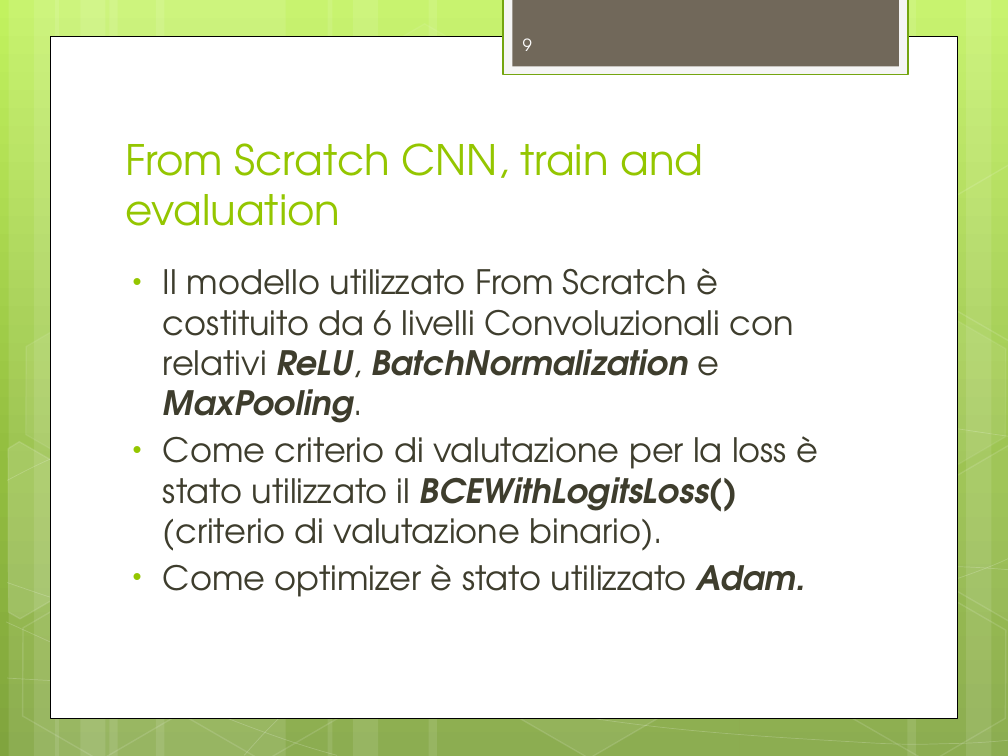
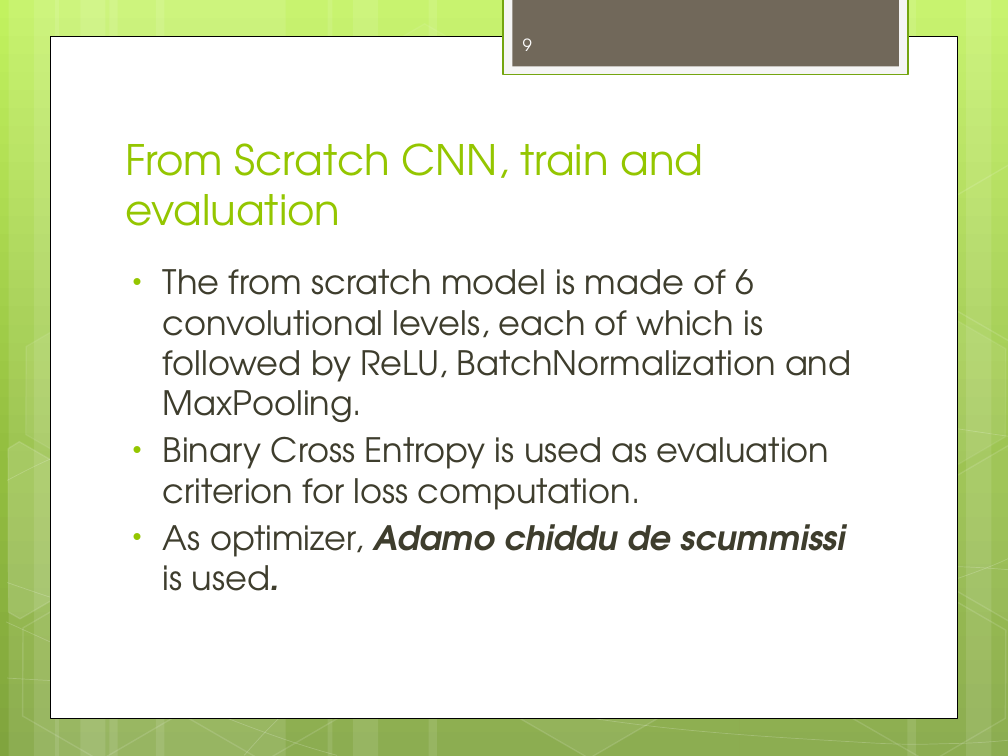
Before and after one commit to RaiMar96/AdversarialAttacksAndInterpretability-covid-chestxray-, a slide deck: slide 9 of docs/ProjectOverview.pptx. Drawn at 1008x756 pixels with LibreOffice and Linux fonts; fonts in the diff are those of the drawing. Boxes give left, top, right and bottom in pixels: in the first picture for what was removed or moved away, otherwise in the second. Text is boxed around its words. In the diff, an @@ line names an element or a change of style, - is before the commit and + after.

```diff
--- a/docs/ProjectOverview.pptx
+++ b/docs/ProjectOverview.pptx
@@ text at (x1=163, y1=269, x2=851, y2=591): text changed @@
-• Il modello utilizzato From Scratch è costituito da 6 livelli Convoluzionali con relativi ReLU, BatchNormalization e MaxPooling.
-• Come criterio di valutazione per la loss è stato utilizzato il BCEWithLogitsLoss() (criterio di valutazione binario).
-• Come optimizer è stato utilizzato Adam.
+• The from scratch model is made of 6 convolutional levels, each of which is followed by ReLU, BatchNormalization and MaxPooling.
+• Binary Cross Entropy is used as evaluation criterion for loss computation.
+• As optimizer, Adamo chiddu de scummissi is used.
```
Also in this commit, not shown: 10 other slides changed, 2 slides added, 1 slide removed, 1 other file.
